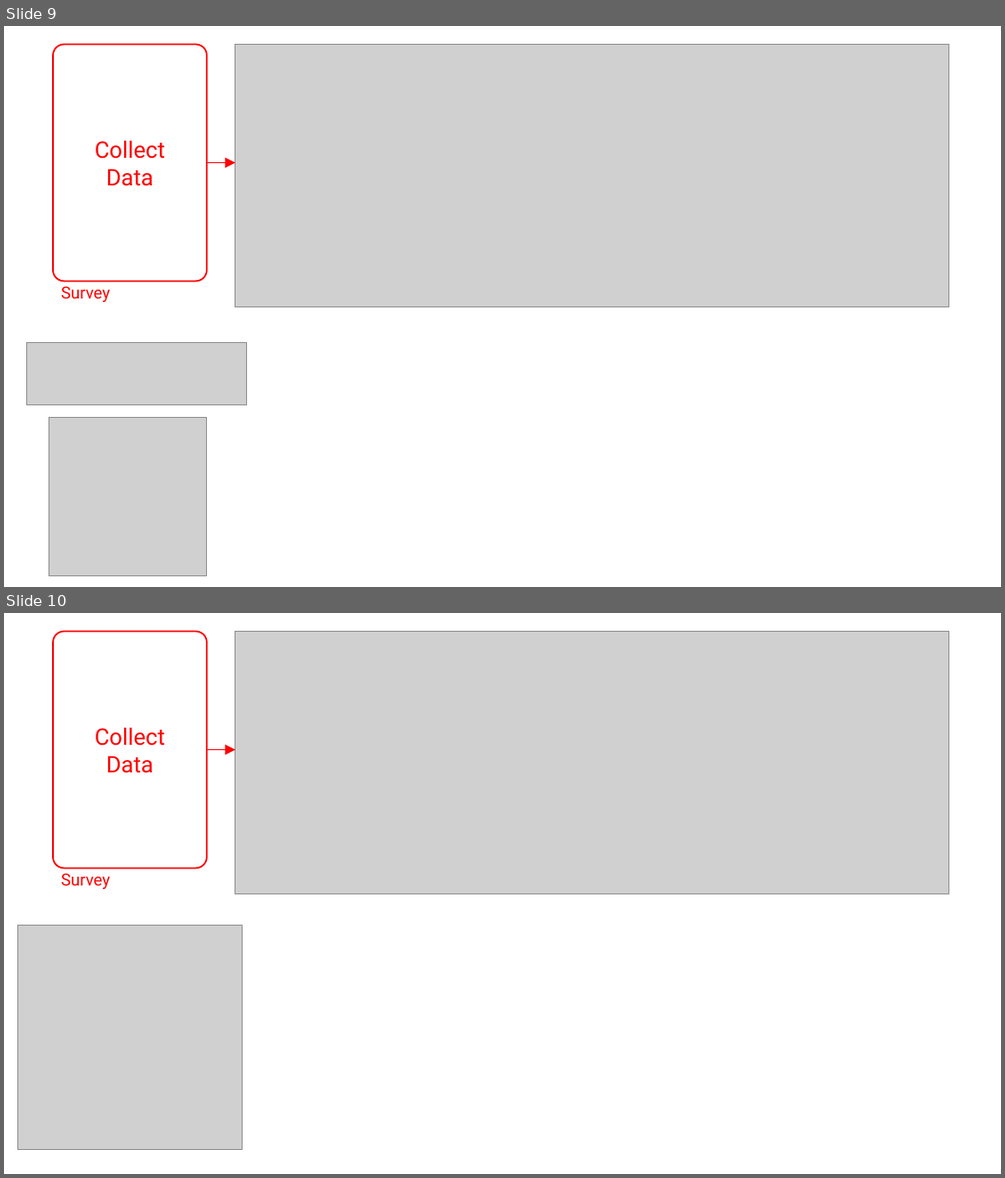
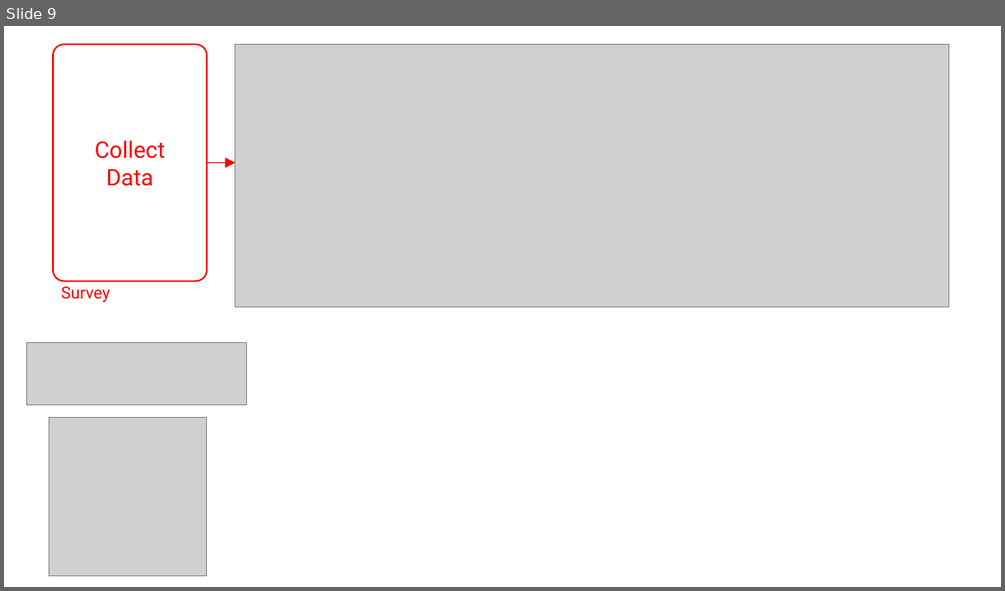
Before and after one commit to jhelvy/2025-posit-conf-surveydown, a slide deck: images/images.pptx. Shown one above the other, each under a label of ours: slides 9 and 10 before the commit, slide 9 after it. The pictures are 1005x1178 and 1005x591 pixels, drawn with LibreOffice and Linux fonts; fonts in the diff are those of the drawing; grey boxes stand for pictures. Boxes give left, top, right and bottom in pixels: in the first picture for what was removed or moved away, otherwise in the second. Text is boxed around its words. In the diff, an @@ line names an element or a change of style, - is before the commit and + after.

```diff
--- a/images/images.pptx
+++ b/images/images.pptx
@@ slide 10 removed at (x1=4, y1=613, x2=1001, y2=1174), background #FFFFFF @@
@@ rounded rectangle removed at (x1=53, y1=631, x2=208, y2=868) @@
-Collect
-Data
@@ picture removed at (x1=235, y1=631, x2=948, y2=893) @@
@@ arrow removed from (207, 750) to (235, 750) @@
@@ text removed at (x1=61, y1=873, x2=110, y2=889) @@
-Survey
@@ picture removed at (x1=17, y1=925, x2=242, y2=1149) @@
```
Also in this commit, not shown: 5 slides added, 25 other files.
